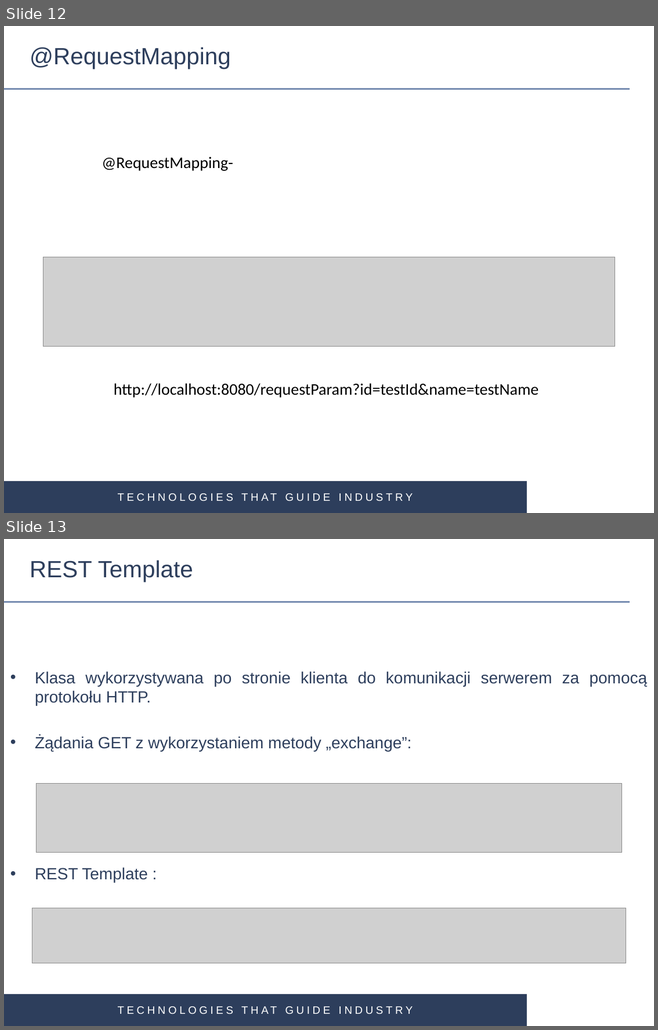
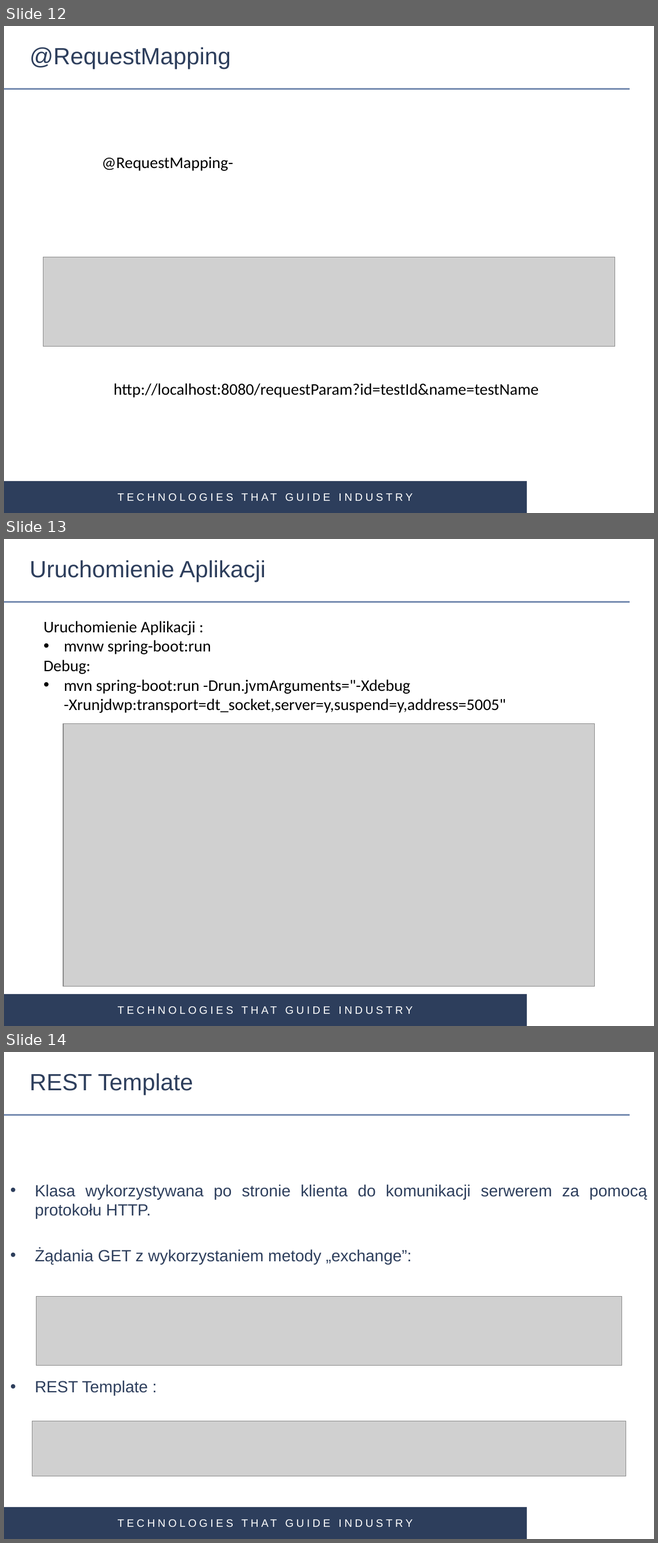
Before and after one commit to gardian91/SPRING_MVC-PSK, a slide deck: Spring MVC.pptx. Shown one above the other, each under a label of ours: slides 12 and 13 before the commit, slides 12, 13 and 14 after it. The pictures are 658x1030 and 658x1543 pixels, drawn with LibreOffice and Linux fonts; fonts in the diff are those of the drawing; grey boxes stand for pictures; background and template pictures are left out. Boxes give left, top, right and bottom in pixels: in the first picture for what was removed or moved away, otherwise in the second. Text is boxed around its words. In the diff, an @@ line names an element or a change of style, - is before the commit and + after.

```diff
--- a/Spring MVC.pptx
+++ b/Spring MVC.pptx
@@ slide 13 added at bbox=[4, 539, 654, 1026], background #FFFFFF; not listed: 3 template elements that a slide beside it also shows @@
@@ title added at bbox=[30, 560, 265, 582], 26 pt, text #2D3E5C @@
+Uruchomienie Aplikacji
@@ text added at bbox=[43, 621, 506, 713], 18 pt, text #000000 @@
+Uruchomienie Aplikacji :
+• mvnw spring-boot:run
+Debug:
+• mvn spring-boot:run -Drun.jvmArguments="-Xdebug -Xrunjdwp:transport=dt_socket,server=y,suspend=y,address=5005"
@@ picture added at bbox=[63, 723, 594, 987] @@
@@ what was slide 13 is now slide 14 @@
```
Also in this commit, not shown: 1 slide changed, 1 other slide added, 15 other files.
